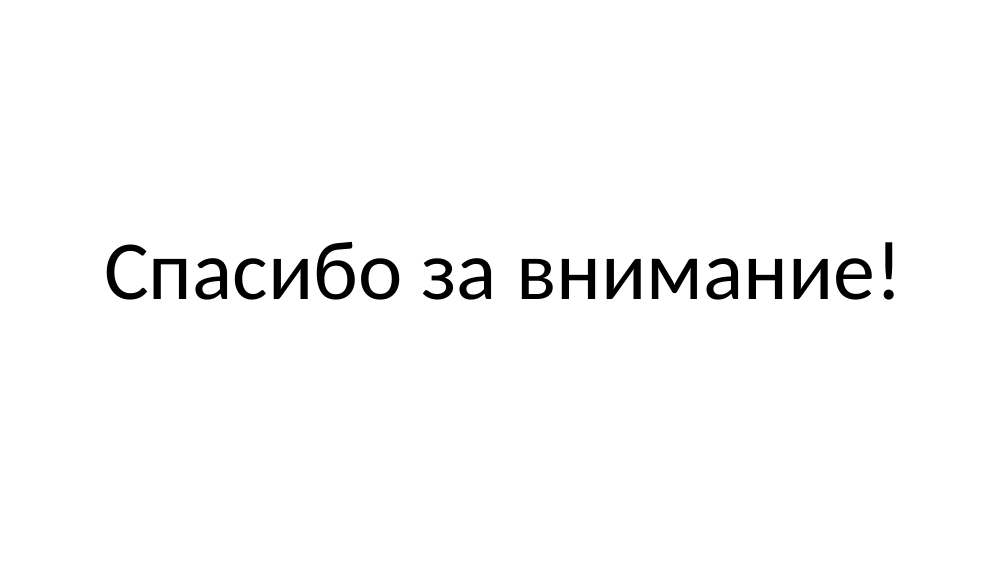
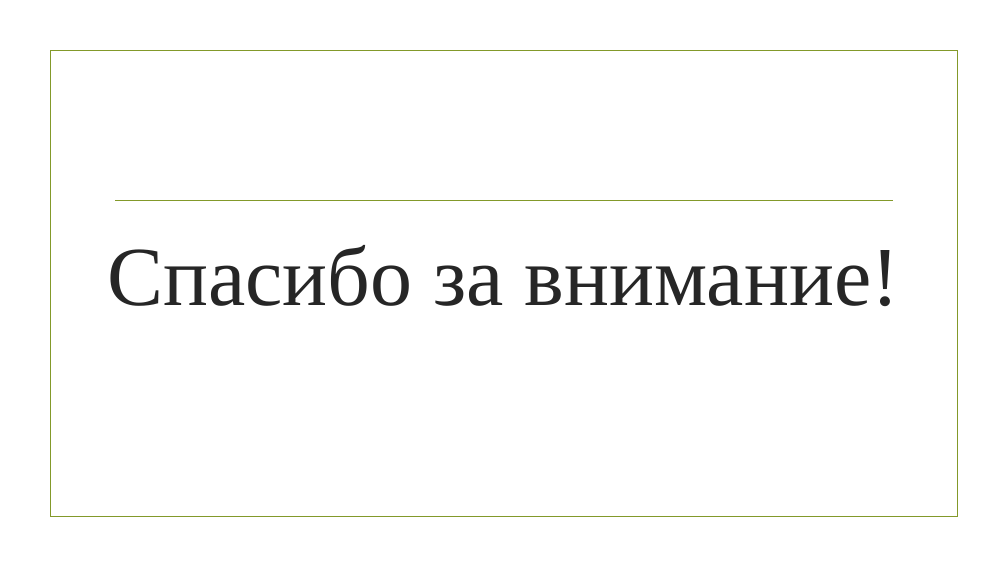
Before and after one commit to CringeCode228/WebSite, a slide deck: slide 11 of Электронный дневник.pptx (slide 9 before the commit). Drawn at 1008x567 pixels with LibreOffice and Linux fonts; fonts in the diff are those of the drawing; background and template pictures are left out. Boxes give left, top, right and bottom in pixels: in the first picture for what was removed or moved away, otherwise in the second. Text is boxed around its words. In the diff, an @@ line names an element or a change of style, - is before the commit and + after.

```diff
--- a/Электронный дневник.pptx
+++ b/Электронный дневник.pptx
@@ rectangle added at [50,51,957,517], outline #83992A 1.25 pt @@
@@ title "Спасибо за внимание!" at [108,245,899,306]: font Calibri to Times New Roman, text colour #000000 to #262626; line spacing 0.9 to 1 @@
@@ line added from (116, 200) to (893, 200), #83992A 1.25 pt @@
```
Also in this commit, not shown: 7 other slides changed, 3 slides added, 1 slide removed, 2 other files.
